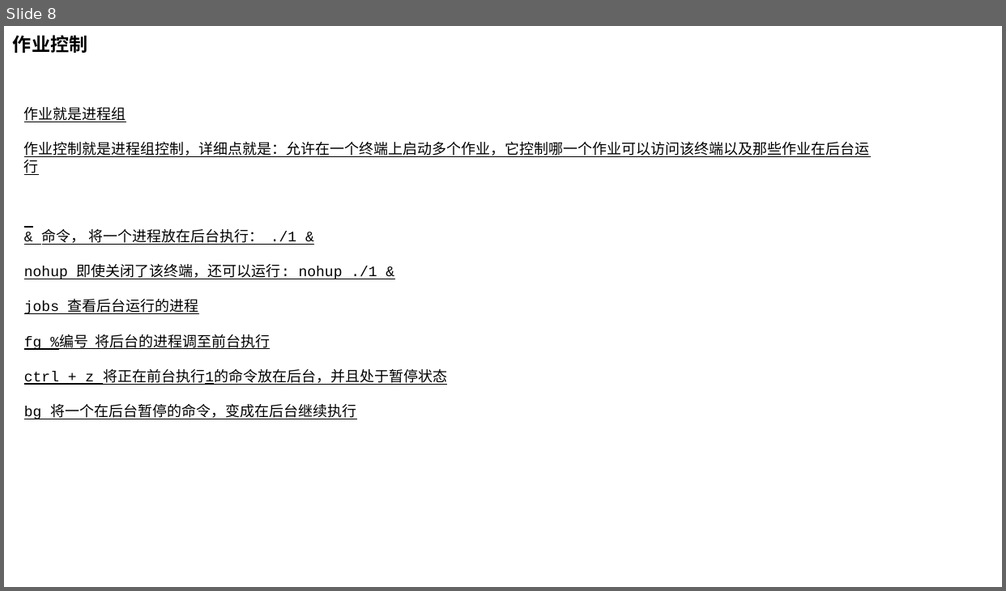
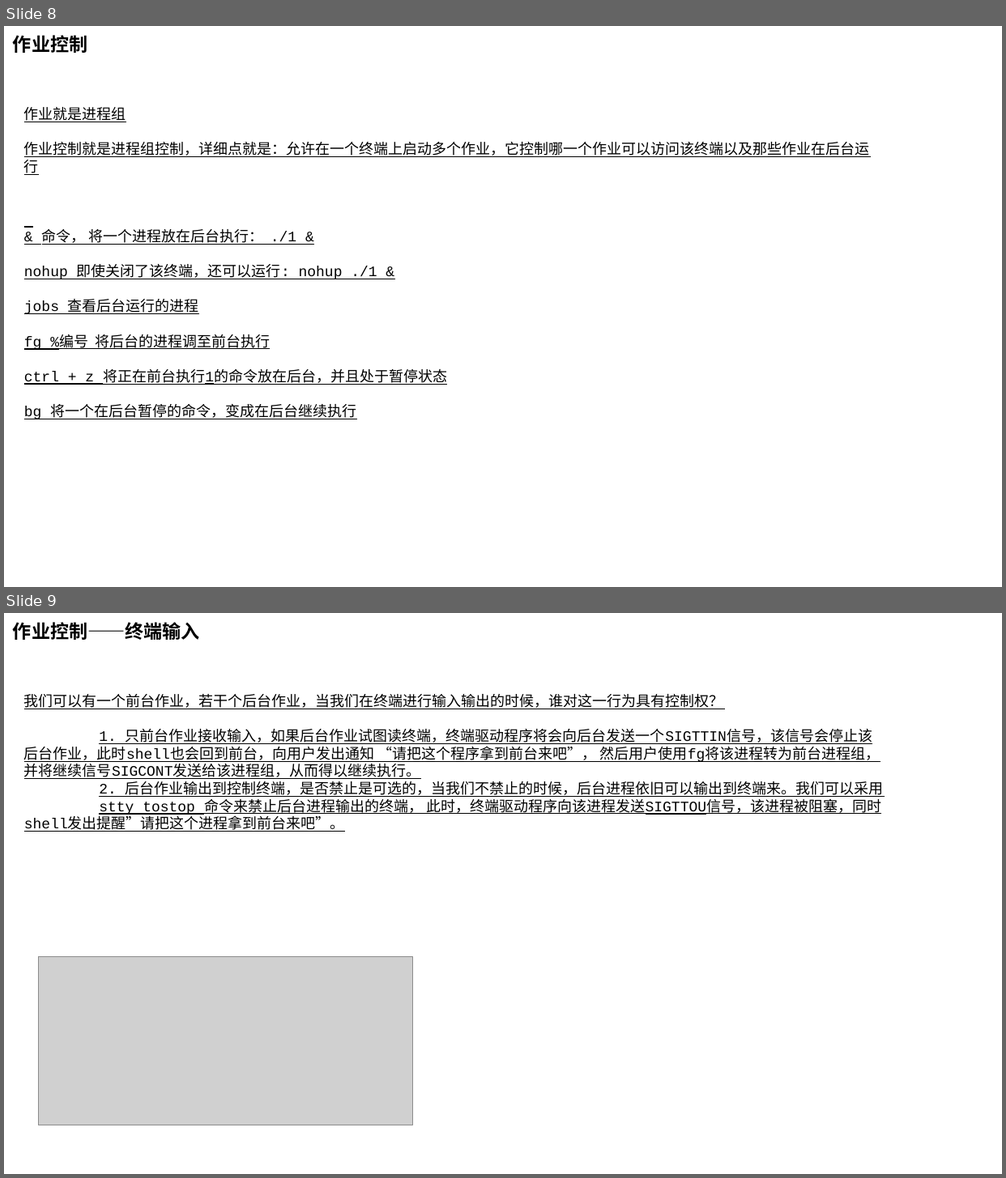
Before and after one commit to zhaosonggo/APUE, a slide deck: 进程关系.pptx. Shown one above the other, each under a label of ours: slide 8 before the commit, slides 8 and 9 after it. The pictures are 1006x591 and 1006x1178 pixels, drawn with LibreOffice and Linux fonts; fonts in the diff are those of the drawing; grey boxes stand for pictures. Boxes give left, top, right and bottom in pixels: in the first picture for what was removed or moved away, otherwise in the second. Text is boxed around its words. In the diff, an @@ line names an element or a change of style, - is before the commit and + after.

```diff
--- a/进程关系.pptx
+++ b/进程关系.pptx
@@ slide 9 added at (4,613,1002,1174), background #FFFFFF @@
@@ text added at (13,622,200,640), 18 pt, text #000000, bold @@
+作业控制——终端输入
@@ text added at (24,694,884,832), 14 pt, text #000000, underline @@
+我们可以有一个前台作业，若干个后台作业，当我们在终端进行输入输出的时候，谁对这一行为具有控制权？
+1. 只前台作业接收输入，如果后台作业试图读终端，终端驱动程序将会向后台发送一个SIGTTIN信号，该信号会停止该后台作业，此时shell也会回到前台，向用户发出通知 “请把这个程序拿到前台来吧”， 然后用户使用fg将该进程转为前台进程组，并将继续信号SIGCONT发送给该进程组，从而得以继续执行。
+2. 后台作业输出到控制终端，是否禁止是可选的，当我们不禁止的时候，后台进程依旧可以输出到终端来。我们可以采用
+stty tostop 命令来禁止后台进程输出的终端， 此时，终端驱动程序向该进程发送SIGTTOU信号，该进程被阻塞，同时shell发出提醒”请把这个进程拿到前台来吧”。
@@ picture added at (39,957,413,1126) @@
```
Also in this commit, not shown: 2 slides changed, 3 other slides added, 1 other file.
